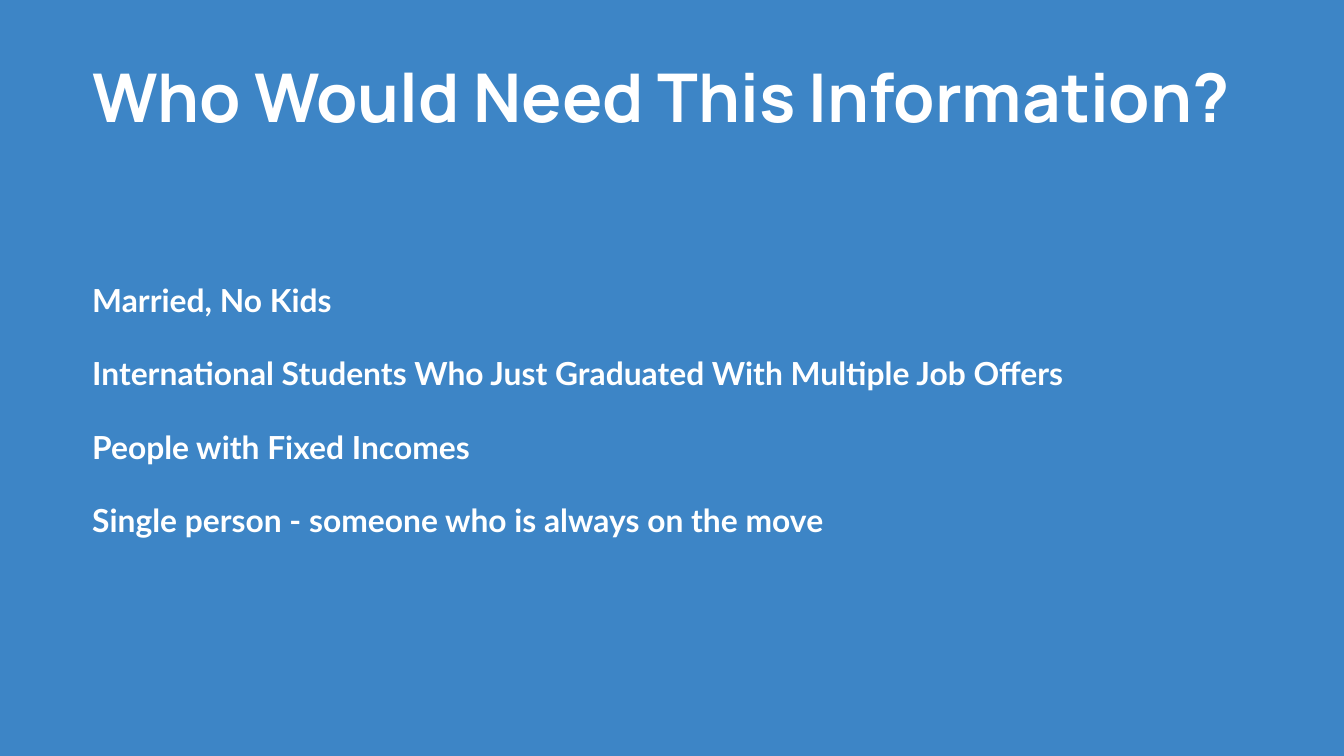
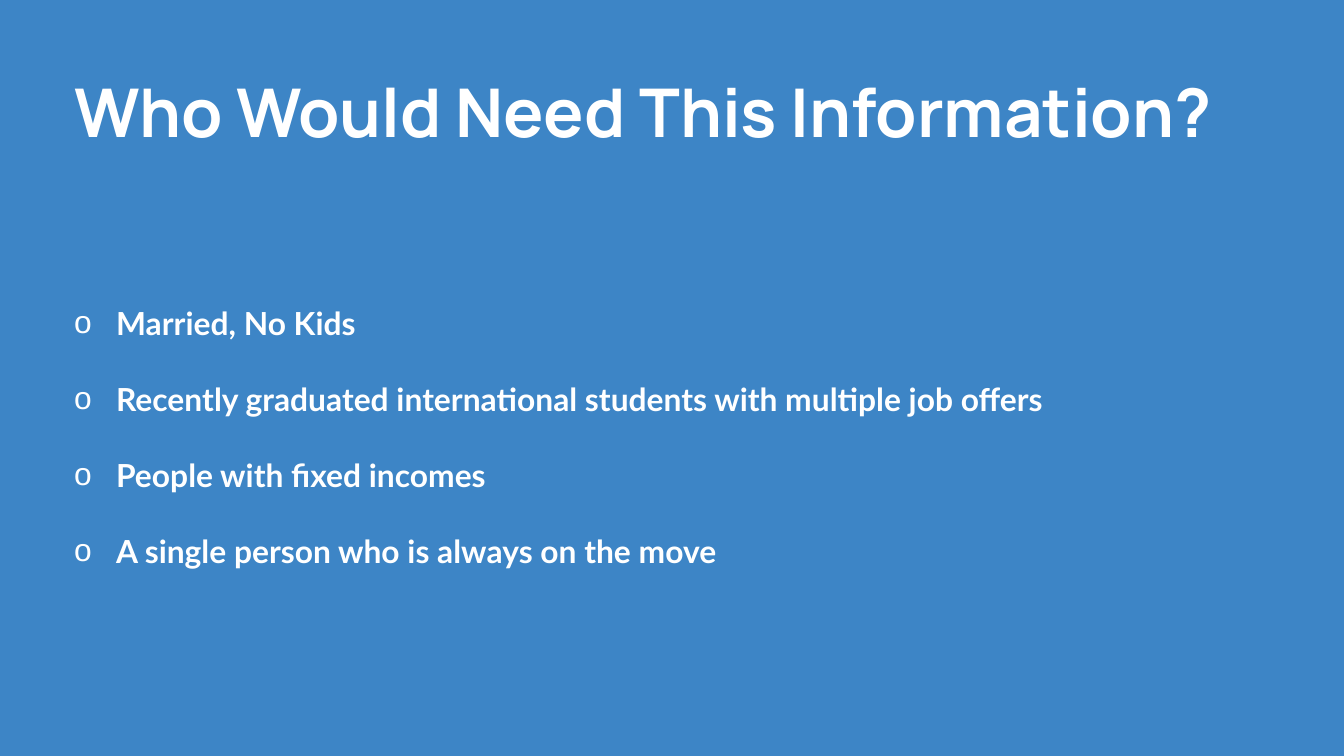
Before and after one commit to CPrince20/Homies, a slide deck: slide 4 of Homies City Collection.pptx. Drawn at 1344x756 pixels with LibreOffice and Linux fonts; fonts in the diff are those of the drawing. Boxes give left, top, right and bottom in pixels: in the first picture for what was removed or moved away, otherwise in the second. Text is boxed around its words. In the diff, an @@ line names an element or a change of style, - is before the commit and + after.

```diff
--- a/Homies City Collection.pptx
+++ b/Homies City Collection.pptx
@@ text "Who Would Need This Information?": place and size @@
-text "Who Would Need This Information?" at <box>92,72,1230,123</box>
+text "Who Would Need This Information?" at <box>74,87,1212,138</box>
@@ text "Who Would Need This Information?" at <box>74,87,1212,138</box>: less space between paragraphs @@
@@ text "Married, No Kids": place and size @@
-text "Married, No Kids" at <box>92,288,1064,538</box>
+text "Married, No Kids" at <box>116,311,1043,569</box>
@@ text at <box>116,311,356,339</box>: bullet none to o; line spacing 1.15 to 1 @@
@@ text at <box>116,387,1043,569</box>: text changed @@
-International Students Who Just Graduated With Multiple Job Offers
-People with Fixed Incomes
-Single person - someone who is always on the move
+o Recently graduated international students with multiple job offers
+o People with fixed incomes
+o A single person who is always on the move
```
Also in this commit, not shown: 9 other slides changed, 1 other file.
